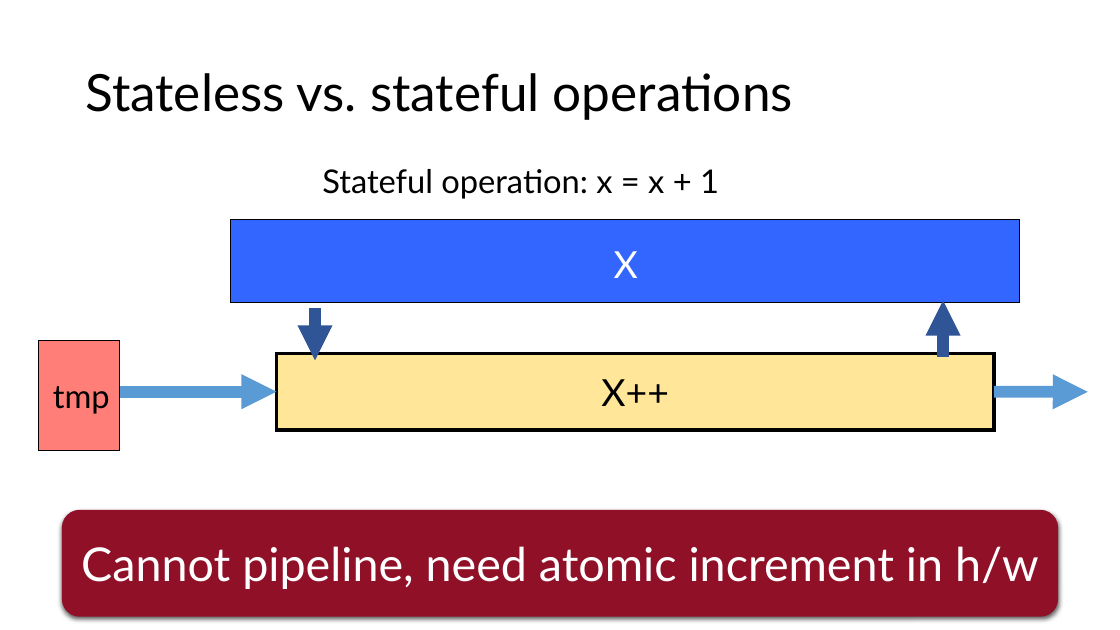
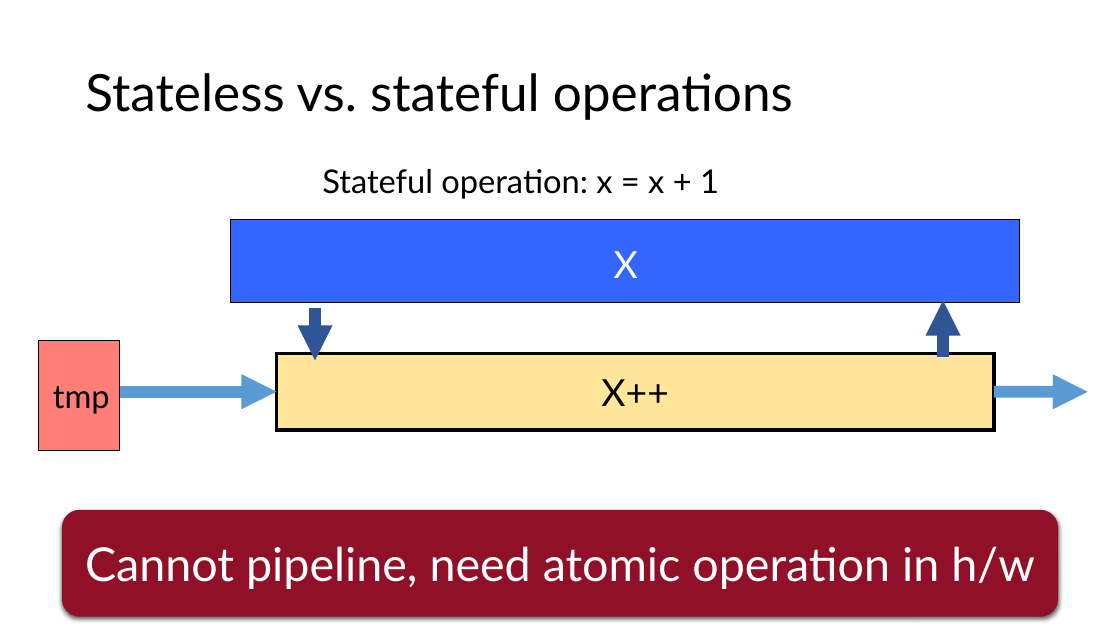
Before and after one commit to anirudhSK/pifo-domino-marple-ppts, a slide deck: slide 14 of domino_sigcomm.pptx. Drawn at 1120x630 pixels with LibreOffice and Linux fonts; fonts in the diff are those of the drawing. Boxes give left, top, right and bottom in pixels: in the first picture for what was removed or moved away, otherwise in the second. Text is boxed around its words. In the diff, an @@ line names an element or a change of style, - is before the commit and + after.

Commit message:
timed to 20:10, this is getting there finally

```diff
--- a/domino_sigcomm.pptx
+++ b/domino_sigcomm.pptx
@@ text in rounded rectangle at (x1=85, y1=546, x2=1035, y2=589): text changed @@
-Cannot pipeline, need atomic increment in h/w
+Cannot pipeline, need atomic operation in h/w
```
